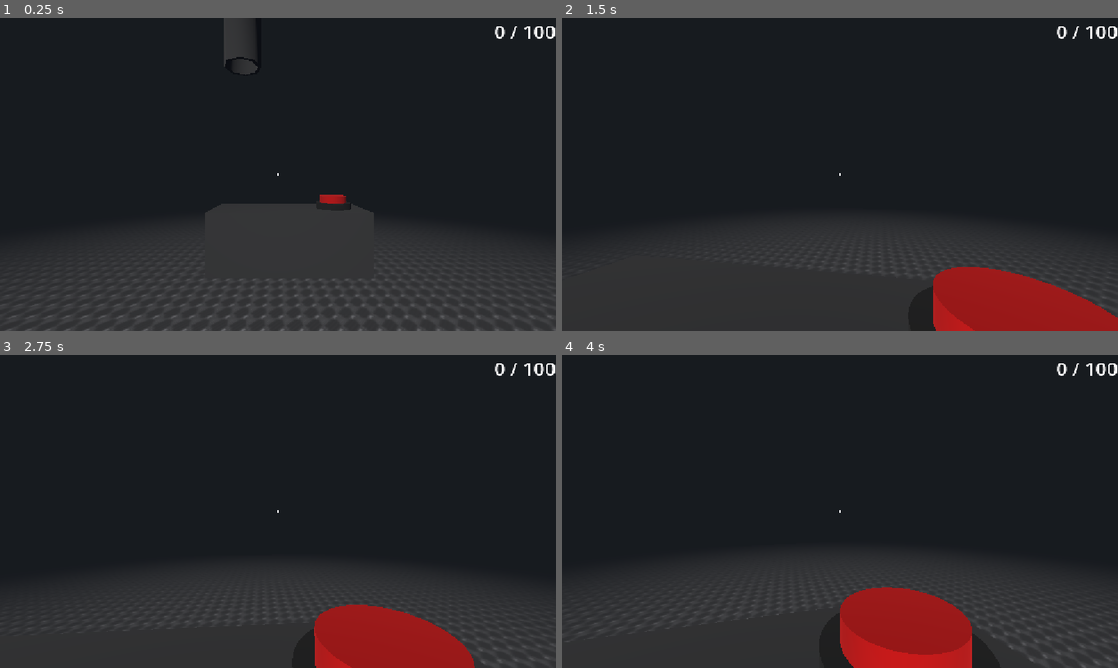
Above: before the commit, frames 1-4 (two rows, left to right).
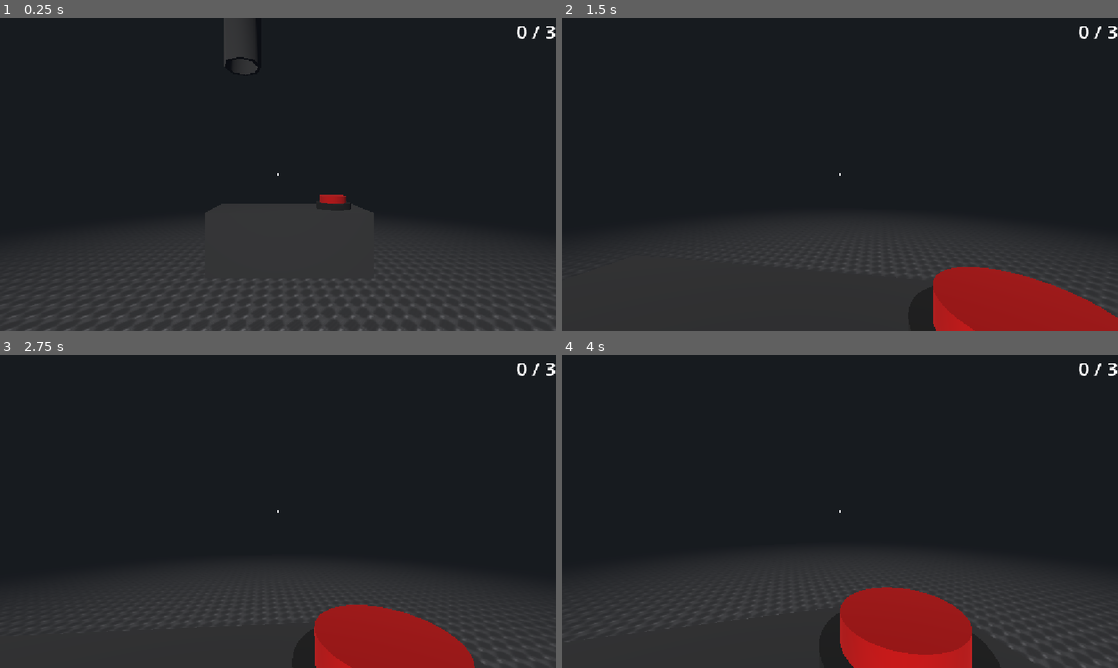
Above: after the commit, the same moments.

Repository: AvSBF/nerdy-papers
Game: Godot game, scene res://Scenes/World.tscn
Two runs of this game, one before a commit and one after it. Both use one fixed random seed, a clock stepped at 60 frames per second and the inputs below.
Inputs (mouse positions are in pixels of both pictures, inside the frame that each line leads up to):
- Up to frame 1 (0.25 s): no input
- Up to frame 2 (1.5 s): tap Enter at 0.5 s; move the mouse to (867, 174) at 0.52 s; hold E (interact) 0.53-1.28 s; hold W (key_forward) from 0.53 s (still down); move the mouse to (812, 174) at 1.27 s; tap Shift (sprint) at 1.35 s
- Up to frame 3 (2.75 s): keep holding W (key_forward); tap Space at 2 s; move the mouse to (289, 505) at 2.02 s; hold G (throw) from 2.03 s (still down)
- Up to frame 4 (4 s): keep holding W (key_forward); tap Enter at 2.75 s; move the mouse to (834, 517) at 2.77 s; release G (throw) at 2.78 s; tap E (interact) at 2.85 s; tap Space at 3.5 s; move the mouse to (878, 514) at 3.52 s; hold Shift (sprint) from 3.53 s (still down)

The runs differ from the first frame. In frame 1, 0.2% of the frame differs, in the area x 89-100%, y 2-7%; in frame 2, 0.2%; in frame 3, 0.2%; in frame 4, 0.2%.

Commit message:
feat: add dynamic quota scaling in round controller

Diff:
--- a/Scenes/World.tscn
+++ b/Scenes/World.tscn
@@ -68,3 +68,4 @@
 
 [node name="Round Controller" type="Node" parent="." unique_id=944369856 groups=["round_controller"]]
 script = ExtResource("8_q2d71")
+quota_increase_multiplier_range = Vector2(1.1, 2)
--- a/Scripts/Round/round_controller.gd
+++ b/Scripts/Round/round_controller.gd
@@ -2,24 +2,35 @@
 
 signal deposits_changed(current_deposited: int, required_for_buff: int)
 signal buff_required_reached
+signal quota_reached
 
 @export var required_min : int = 3
 @export var required_max : int = 6
-@export var current_quota : int = 100
+@export var difficulty_increase_multiplier : float = 1.1
+@export var quota_increase_multiplier_range : Vector2
 
 var current_deposited : int = 0
 var current_required_for_buff : int = 0
 
+var current_quota : int = 3
+
 func _ready() -> void:
+	current_quota = 3
 	for storage in get_tree().get_nodes_in_group("paper_storage"):
 		storage.paper_deposited.connect(_on_paper_deposited)
 	roll_required()
+	quota_reached.connect(quota_change_required)
 
 func _on_paper_deposited(_count: int) -> void:
 	current_deposited += 1
 	deposits_changed.emit(current_deposited, current_required_for_buff)
 	if current_deposited >= current_required_for_buff:
 		buff_required_reached.emit()
+	if current_deposited >= current_quota:
+		quota_reached.emit()
 
 func roll_required() -> void:
-	current_required_for_buff += randi_range(required_min, required_max)
+	current_required_for_buff += randi_range(required_min * difficulty_increase_multiplier, required_max * difficulty_increase_multiplier)
+
+func quota_change_required():
+	current_quota *= randf_range(quota_increase_multiplier_range.x,quota_increase_multiplier_range.y)
